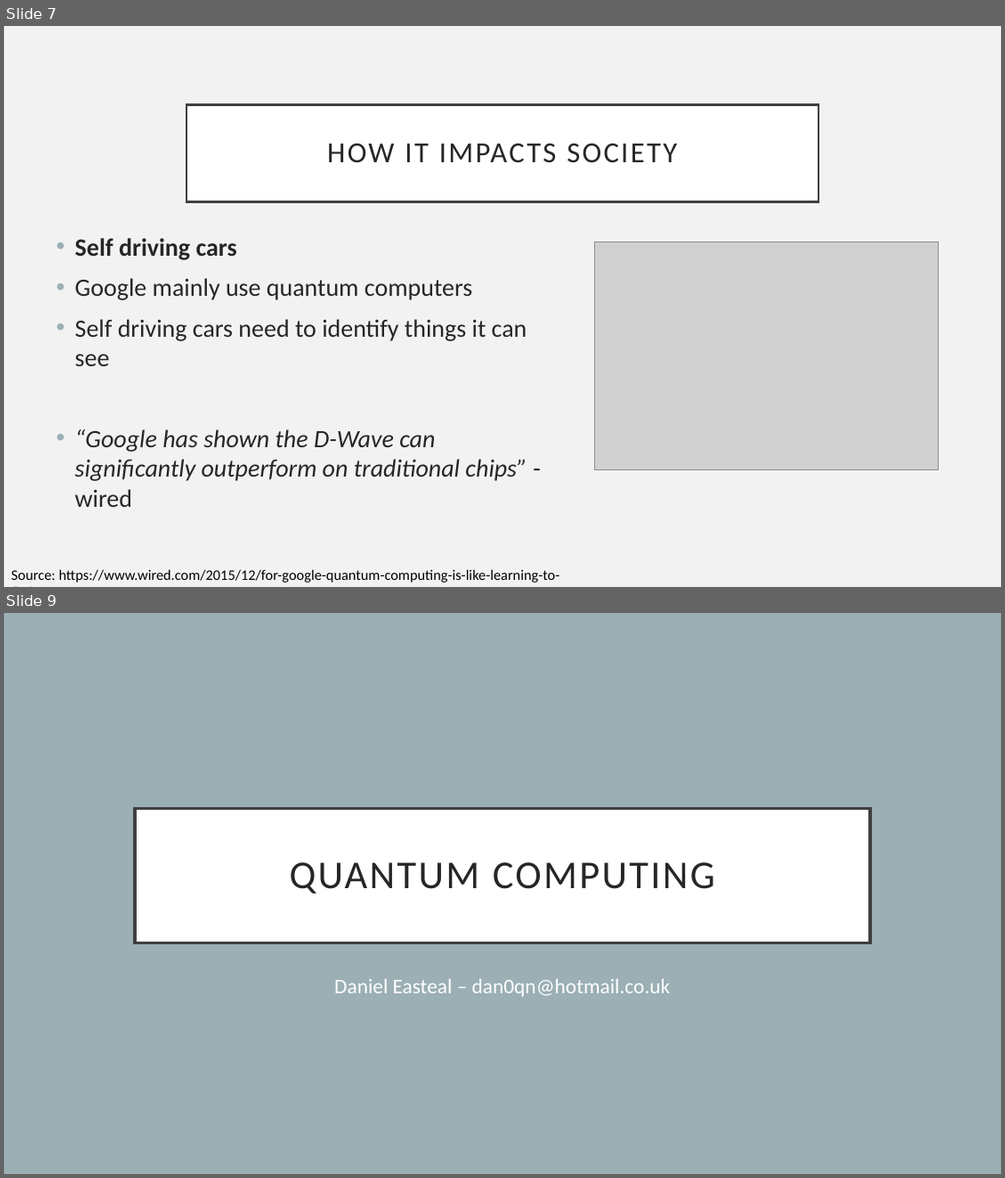
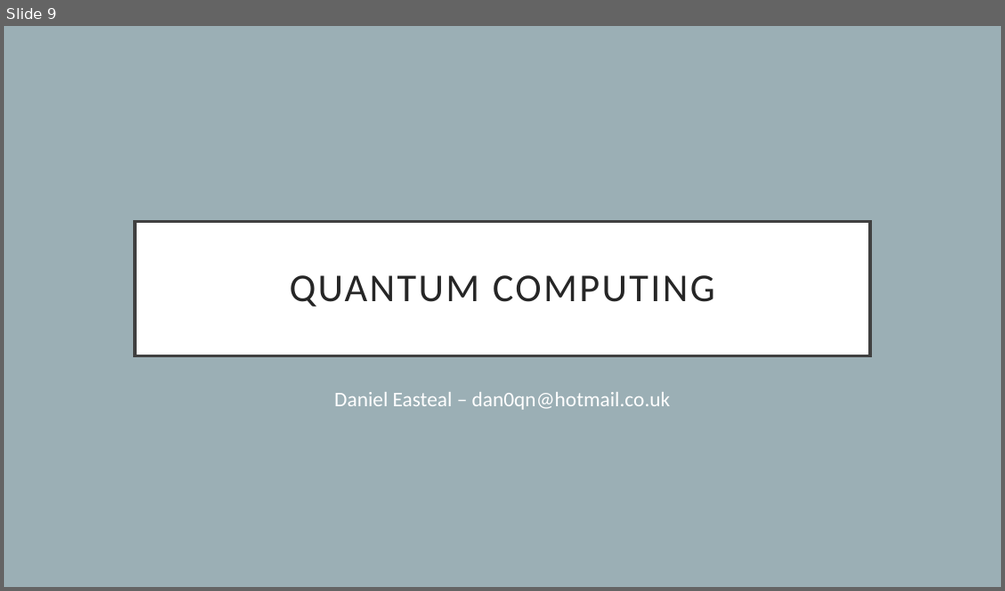
Before and after one commit to 446163/work, a slide deck: Daniel Easteals Quantum Computing.pptx. Shown one above the other, each under a label of ours: slides 7 and 9 before the commit, slide 9 after it; the slides between them are not shown. The pictures are 1005x1178 and 1005x591 pixels, drawn with LibreOffice and Linux fonts; fonts in the diff are those of the drawing; grey boxes stand for pictures. Boxes give left, top, right and bottom in pixels: in the first picture for what was removed or moved away, otherwise in the second. Text is boxed around its words. In the diff, an @@ line names an element or a change of style, - is before the commit and + after.

```diff
--- a/Daniel Easteals Quantum Computing.pptx
+++ b/Daniel Easteals Quantum Computing.pptx
@@ slide 7 removed at (4, 26, 1001, 587), background #F2F2F2 @@
@@ title removed at (186, 104, 818, 201) @@
-HOW IT IMPACTS SOCIETY
@@ text removed at (75, 238, 527, 481) @@
-• Self driving cars
-• Google mainly use quantum computers
-• Self driving cars need to identify things it can see
-• “Google has shown the D-Wave can significantly outperform on traditional chips” - wired
@@ picture removed at (595, 241, 938, 469) @@
@@ text removed at (11, 569, 560, 582) @@
-Source: https://www.wired.com/2015/12/for-google-quantum-computing-is-like-learning-to-fly/
```
Also in this commit, not shown: 4 slides changed, 1 slide added, 4 other files.
